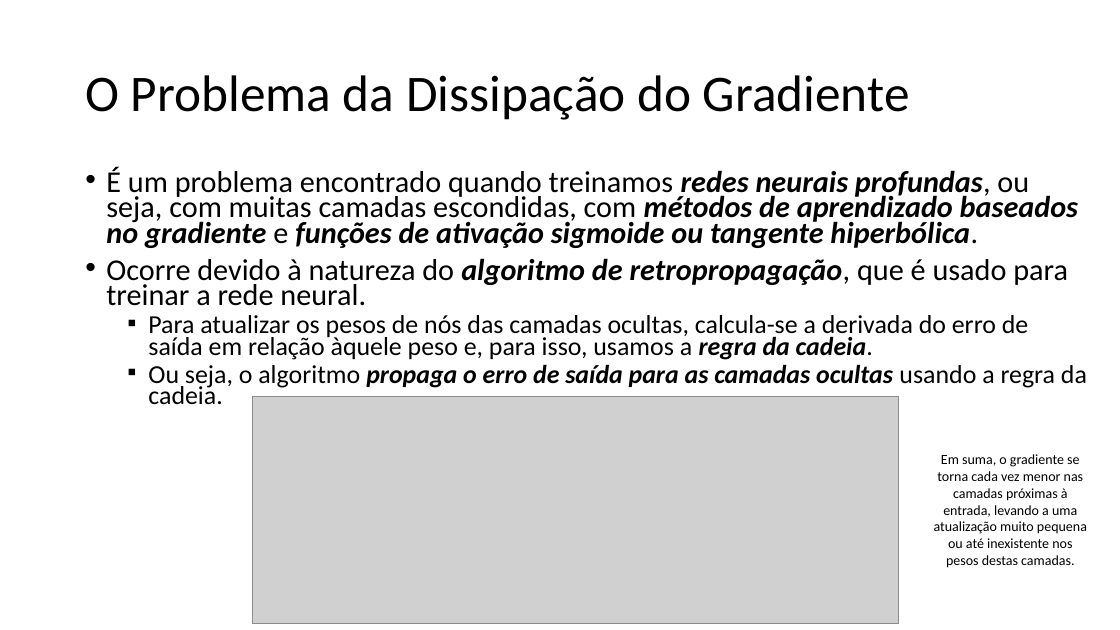
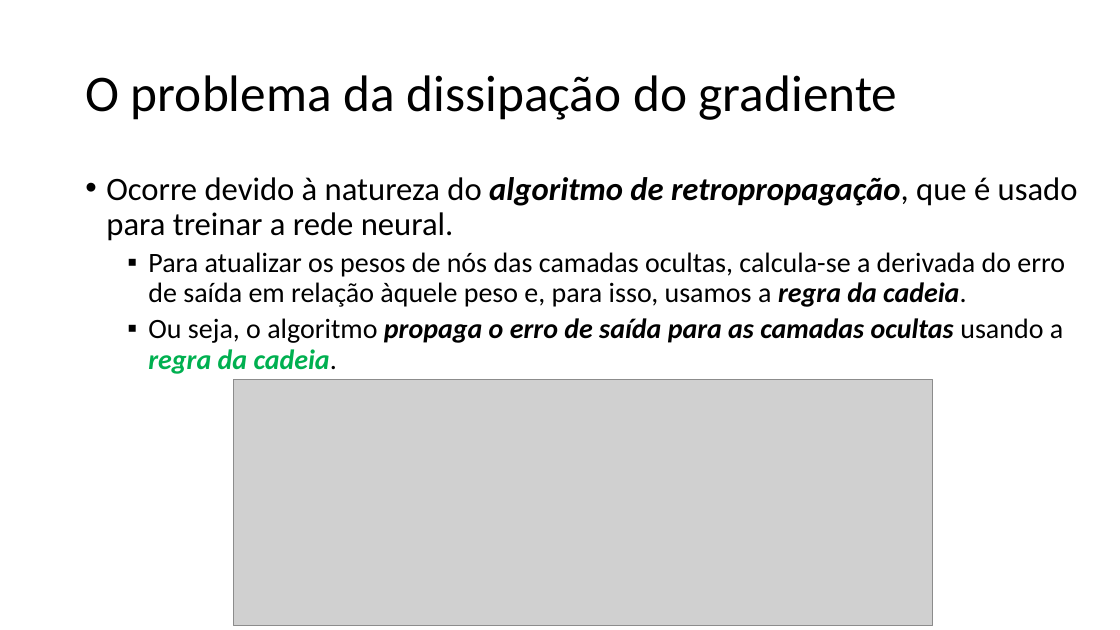
Before and after one commit to zz4fap/t320_aprendizado_de_maquina, a slide deck: slide 18 of slides/T320_Redes_Neurais_Artificiais (Parte II).pptx. Drawn at 1120x630 pixels with LibreOffice and Linux fonts; fonts in the diff are those of the drawing; grey boxes stand for pictures. Boxes give left, top, right and bottom in pixels: in the first picture for what was removed or moved away, otherwise in the second. Text is boxed around its words. In the diff, an @@ line names an element or a change of style, - is before the commit and + after.

Commit message:
update of slides

```diff
--- a/slides/T320_Redes_Neurais_Artificiais (Parte II).pptx
+++ b/slides/T320_Redes_Neurais_Artificiais (Parte II).pptx
@@ title at box(85, 75, 898, 120): text changed @@
-O Problema da Dissipação do Gradiente
+O problema da dissipação do gradiente
@@ text "Ocorre devido à natureza do ..." at box(106, 177, 1078, 374): size 25.9 to 28 pt in "Ocorre devido à natureza do algoritmo de ..."; size 22.2 to 24 pt in "Para atualizar os pesos de nós das ...", "Ou seja, o algoritmo propaga o erro ..."; text colour #000000 to #00B050, bold on, italic on in "regra da cadeia."; line spacing 0.7 to 0.9 @@
@@ text at box(106, 166, 1078, 248): paragraph removed @@
-• É um problema encontrado quando treinamos redes neurais profundas, ou seja, com muitas camadas escondidas, com métodos de aprendizado baseados no gradiente e funções de ativação sigmoide ou tangente hiperbólica.
@@ picture: place and size @@
-picture at box(252, 397, 898, 624)
+picture at box(234, 380, 933, 626)
@@ text removed at box(934, 454, 1087, 568) @@
-Em suma, o gradiente se torna cada vez menor nas camadas próximas à entrada, levando a uma atualização muito pequena ou até inexistente nos pesos destas camadas.
```
Also in this commit, not shown: 4 other slides changed, 5 slides added, 2 slides removed, 2 other files.
